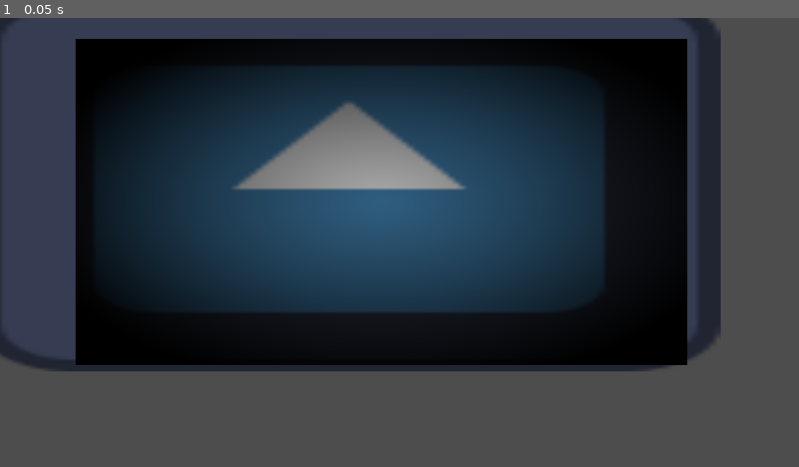
Above: before the commit, frame 1.
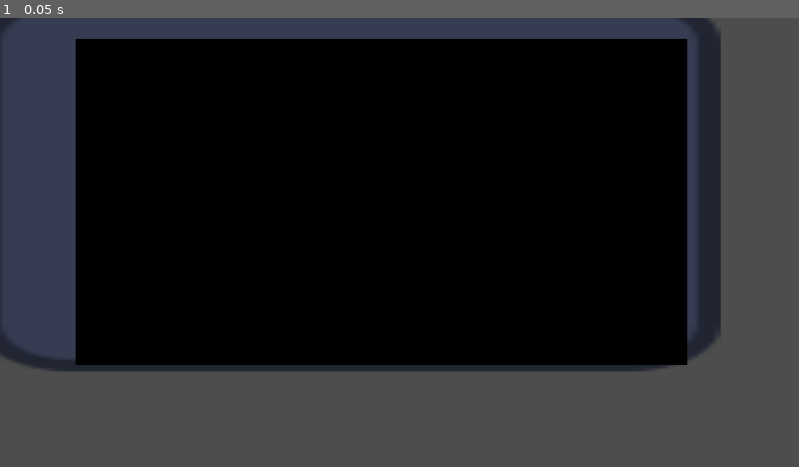
Above: after the commit, the same moment.

Repository: cmaciver/Comp-Vis-Narrative-Spring-26
Game: Godot game, scene res://interactive narrative/shaders/test/shader_test.tscn
Two runs of this game, one before a commit and one after it. Both use one fixed random seed, a clock stepped at 60 frames per second and the inputs below. The project has no main scene, so this scene is started directly. The engine's default icon, where the game draws it, is replaced by a stand-in: a white triangle on a blue panel in a dark square.
Inputs:
- Up to frame 1 (0.05 s): no input

The runs differ from the first frame. In frame 1, 34% of the frame differs, in the area x 11-77%, y 10-69%.

Commit message:
added a little trick to optimize the shaders by turning the curves into textures

Diff:
--- /dev/null
+++ b/comp-vis-narrative/interactive narrative/shaders/Vignette.tscn
@@ -0,0 +1,24 @@
+[gd_scene load_steps=7 format=3 uid="uid://u6tx8qaog43o"]
+
+[ext_resource type="Shader" uid="uid://djup10okrsqy0" path="res://interactive narrative/shaders/src/fade_in_transition.gdshader" id="1_pbx5g"]
+[ext_resource type="Texture2D" uid="uid://c3376uw267oa7" path="res://interactive narrative/shaders/textures/hole_alpha.png" id="2_1ume0"]
+[ext_resource type="Texture2D" uid="uid://cb2uqs1jo2k3i" path="res://interactive narrative/shaders/textures/hole_edge_gradient.png" id="3_rfpw0"]
+[ext_resource type="Texture2D" uid="uid://cumpdpf55gj8" path="res://interactive narrative/shaders/textures/radius_curve.png" id="4_cygvj"]
+[ext_resource type="Texture2D" uid="uid://mx1yycogshtk" path="res://interactive narrative/shaders/textures/total_alpha.png" id="5_yiaxu"]
+
+[sub_resource type="ShaderMaterial" id="ShaderMaterial_nljf7"]
+shader = ExtResource("1_pbx5g")
+shader_parameter/trans_timer = 0.42000001995
+shader_parameter/radius_curve = ExtResource("4_cygvj")
+shader_parameter/hole_edge_gradient_curve = ExtResource("3_rfpw0")
+shader_parameter/hole_alpha_curve = ExtResource("2_1ume0")
+shader_parameter/total_alpha_curve = ExtResource("5_yiaxu")
+
+[node name="Vignette" type="ColorRect"]
+material = SubResource("ShaderMaterial_nljf7")
+anchors_preset = 15
+anchor_right = 1.0
+anchor_bottom = 1.0
+grow_horizontal = 2
+grow_vertical = 2
+color = Color(0, 0, 0, 1)
--- a/comp-vis-narrative/interactive narrative/shaders/fade_vinette_material.tres
+++ b/comp-vis-narrative/interactive narrative/shaders/src/fade_vinette_material.tres
@@ -1,6 +1,6 @@
 [gd_resource type="ShaderMaterial" load_steps=10 format=3 uid="uid://w5bj4rra43xs"]
 
-[ext_resource type="Shader" uid="uid://djup10okrsqy0" path="res://interactive narrative/shaders/fade_in_transition.gdshader" id="1_eyyu8"]
+[ext_resource type="Shader" uid="uid://djup10okrsqy0" path="res://interactive narrative/shaders/src/fade_in_transition.gdshader" id="1_hc72u"]
 
 [sub_resource type="Curve" id="Curve_eyyu8"]
 _data = [Vector2(0, 0), 0.0, 0.48689705, 0, 0, Vector2(0.5350553, 0.44171774), 1.397426, 1.397426, 0, 0, Vector2(1, 1), 0.0, 0.0, 0, 0]
@@ -35,8 +35,8 @@
 curve = SubResource("Curve_kon8h")
 
 [resource]
-shader = ExtResource("1_eyyu8")
-shader_parameter/trans_timer = 0.4400000209
+shader = ExtResource("1_hc72u")
+shader_parameter/trans_timer = 0.0
 shader_parameter/radius_curve = SubResource("CurveTexture_0ddfi")
 shader_parameter/hole_edge_gradient_curve = SubResource("CurveTexture_coqku")
 shader_parameter/hole_alpha_curve = SubResource("CurveTexture_1txpm")
--- /dev/null
+++ b/comp-vis-narrative/interactive narrative/shaders/test/curve_baker.gd
@@ -0,0 +1,34 @@
+@tool
+extends Node
+
+@export var filename : String
+@export var curve : CurveTexture
+
+@export_tool_button("bake curve") var bake_curve = bake_curve_to_1d_texture
+func bake_curve_to_1d_texture(width: int = 256):
+	var curve = curve.curve
+
+	var height = 1
+	var image = Image.create(width, height, false, Image.FORMAT_RF)
+
+	for i in range(width):
+		var t = float(i) / (width - 1)
+		var value = curve.sample_baked(t)
+
+		var min_val = curve.min_value
+		var max_val = curve.max_value
+		var normalized = (value - min_val) / (max_val - min_val)
+		normalized = clamp(normalized, 0.0, 1.0)
+
+		for j in range(height):
+			image.set_pixel(i, j, Color(normalized, 0, 0, 1))  # Store in R channel
+
+
+	var path = "res://interactive narrative/shaders/textures/" + filename + ".png"
+
+	image.save_png(path)
+	#var texture = ImageTexture.create_from_image(image)
+	#texture.take_over_path(path)
+	#ResourceSaver.save(texture, path)
+
+	print("bakin that shit to " + path)
--- a/comp-vis-narrative/interactive narrative/shaders/test/shader_test.tscn
+++ b/comp-vis-narrative/interactive narrative/shaders/test/shader_test.tscn
@@ -1,8 +1,9 @@
-[gd_scene load_steps=12 format=3 uid="uid://bb5x5npv4x0j7"]
+[gd_scene load_steps=15 format=3 uid="uid://bb5x5npv4x0j7"]
 
+[ext_resource type="Script" uid="uid://cecu3ilo31of5" path="res://interactive narrative/shaders/test/curve_baker.gd" id="1_3m2eo"]
 [ext_resource type="Texture2D" uid="uid://54gwaeilro6q" path="res://icon.svg" id="1_ys1hy"]
 [ext_resource type="Texture2D" uid="uid://c8gdd7xl4i6g2" path="res://interactive narrative/shaders/test/dinos.jpg" id="2_uy86w"]
-[ext_resource type="Material" uid="uid://w5bj4rra43xs" path="res://interactive narrative/shaders/fade_vinette_material.tres" id="2_ys1hy"]
+[ext_resource type="Material" uid="uid://w5bj4rra43xs" path="res://interactive narrative/shaders/src/fade_vinette_material.tres" id="2_ys1hy"]
 [ext_resource type="Shader" uid="uid://4l46tkdh785k" path="res://interactive narrative/shaders/test/shader_test.gdshader" id="4_265ja"]
 
 [sub_resource type="Gradient" id="Gradient_ys1hy"]
@@ -25,6 +26,14 @@
 [sub_resource type="GradientTexture2D" id="GradientTexture2D_2kxr6"]
 gradient = SubResource("Gradient_6clb7")
 fill_from = Vector2(1, 0)
+
+[sub_resource type="Curve" id="Curve_r0jhc"]
+_data = [Vector2(0, 0), 0.0, 1.4223583, 0, 0, Vector2(0.71955717, 0.4118098), 0.6079532, 0.6079532, 0, 0, Vector2(1, 1), -0.6886969, 0.0, 0, 0]
+point_count = 3
+
+[sub_resource type="CurveTexture" id="CurveTexture_0ddfi"]
+texture_mode = 1
+curve = SubResource("Curve_r0jhc")
 
 [sub_resource type="ShaderMaterial" id="ShaderMaterial_3m2eo"]
 shader = ExtResource("4_265ja")
@@ -59,6 +68,9 @@
 position = Vector2(550, 266)
 scale = Vector2(13.7890625, 7.3593755)
 texture = SubResource("GradientTexture2D_2kxr6")
+script = ExtResource("1_3m2eo")
+filename = "radius_curve"
+curve = SubResource("CurveTexture_0ddfi")
 
 [node name="stupid sprite" type="Sprite2D" parent="."]
 visible = false
Renamed: comp-vis-narrative/interactive narrative/shaders/fade_in_transition.gdshader -> comp-vis-narrative/interactive narrative/shaders/src/fade_in_transition.gdshader
Renamed: comp-vis-narrative/interactive narrative/shaders/fade_in_transition.gdshader.uid -> comp-vis-narrative/interactive narrative/shaders/src/fade_in_transition.gdshader.uid
Not shown, added: comp-vis-narrative/interactive narrative/shaders/test/curve_baker.gd.uid
Binary file added: comp-vis-narrative/interactive narrative/shaders/textures/hole_alpha.png
Not shown, added: comp-vis-narrative/interactive narrative/shaders/textures/hole_alpha.png.import
Binary file added: comp-vis-narrative/interactive narrative/shaders/textures/hole_edge_gradient.png
Not shown, added: comp-vis-narrative/interactive narrative/shaders/textures/hole_edge_gradient.png.import
Binary file added: comp-vis-narrative/interactive narrative/shaders/textures/radius_curve.png
Not shown, added: comp-vis-narrative/interactive narrative/shaders/textures/radius_curve.png.import
Binary file added: comp-vis-narrative/interactive narrative/shaders/textures/total_alpha.png
Not shown, added: comp-vis-narrative/interactive narrative/shaders/textures/total_alpha.png.import
